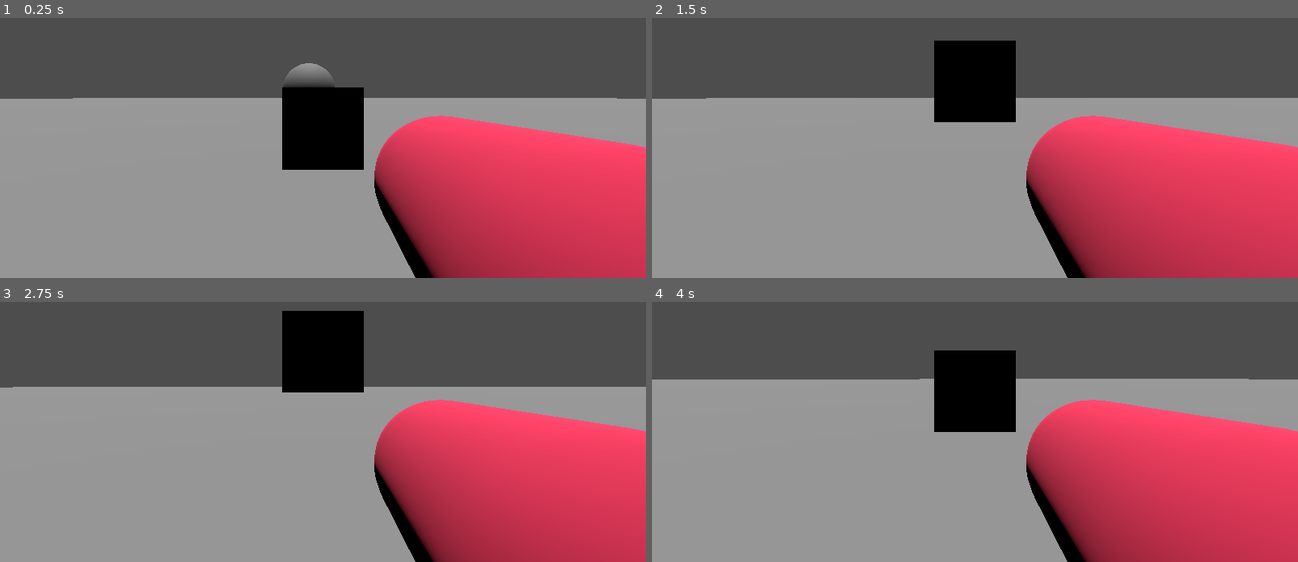
Above: before the commit, frames 1-4 (two rows, left to right).
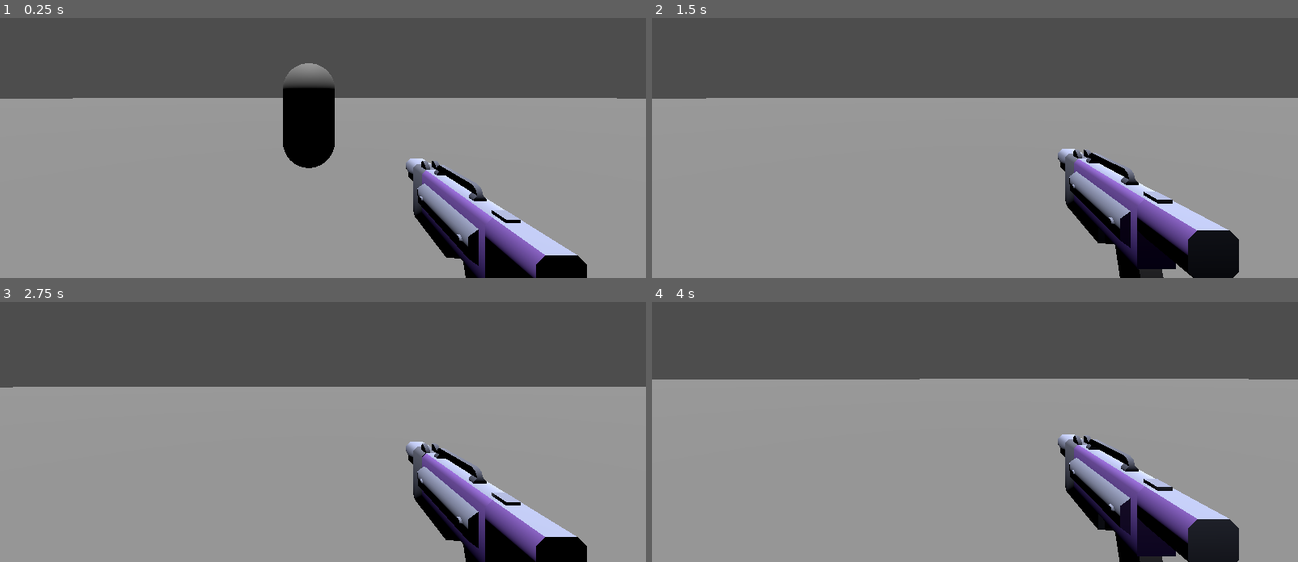
Above: after the commit, the same moments.

Repository: itsung26/GDgame-repo
Game: Godot game, scene res://scenes/main.tscn
Same seed, same stepped clock (60 frames per second), same inputs: the game is played once before the commit and once after it.
Inputs (mouse positions are in pixels of both pictures, inside the frame that each line leads up to):
- Up to frame 1 (0.25 s): no input
- Up to frame 2 (1.5 s): tap Enter at 0.5 s; move the mouse to (1007, 96) at 0.52 s; hold W (forward) from 0.53 s (still down); tap Space (jump) at 0.77 s; move the mouse to (942, 98) at 1.27 s
- Up to frame 3 (2.75 s): keep holding W (forward); tap Space (jump) at 1.52 s; move the mouse to (335, 374) at 2.02 s
- Up to frame 4 (4 s): keep holding W (forward); move the mouse to (968, 387) at 2.77 s; tap Space (jump) at 3.02, 3.77 s; move the mouse to (1020, 385) at 3.52 s

The runs differ from the first frame. In frame 1, 25% of the frame differs, in the area x 43-100%, y 26-100%; in frame 2, 27%, in the area x 43-100%, y 8-100%; in frame 3, 27%; in frame 4, 27%.

Commit message:
added assets and adjusted pathing

Diff:
--- a/project.godot
+++ b/project.godot
@@ -7,6 +7,10 @@
 ;   param=value ; assign values to parameters
 
 config_version=5
+
+[animation]
+
+warnings/check_invalid_track_paths=false
 
 [application]
 
--- a/scenes/main.tscn
+++ b/scenes/main.tscn
@@ -32,7 +32,7 @@
 script = ExtResource("3_sugp2")
 
 [node name="DirectionalLight3D" type="DirectionalLight3D" parent="."]
-transform = Transform3D(1, 0, 0, 0, -4.37114e-08, 1, 0, -1, -4.37114e-08, 369.851, 413.003, -353.192)
+transform = Transform3D(1, 0, 0, 0, -2.98023e-08, 1, 0, -1, -2.98023e-08, -16.0502, 510.402, -17.315)
 
 [node name="MeshInstance3D" type="MeshInstance3D" parent="."]
 transform = Transform3D(1, 0, 0, 0, 1, 0, 0, 0, 1, -20.5698, 1.1295, -23.6683)
--- a/scenes/player.tscn
+++ b/scenes/player.tscn
@@ -1,4 +1,44 @@
-[gd_scene load_steps=11 format=3 uid="uid://ch37b3vrtbtsd"]
+[gd_scene load_steps=9 format=3 uid="uid://ch37b3vrtbtsd"]
+
+[ext_resource type="PackedScene" uid="uid://c2kcj7dglcsx2" path="res://assets/gunmodels/blaster-a.fbx" id="1_3vyb7"]
+
+[sub_resource type="Animation" id="Animation_3vyb7"]
+length = 0.001
+tracks/0/type = "value"
+tracks/0/imported = false
+tracks/0/enabled = true
+tracks/0/path = NodePath("Pivot/gun:position")
+tracks/0/interp = 1
+tracks/0/loop_wrap = true
+tracks/0/keys = {
+"times": PackedFloat32Array(0),
+"transitions": PackedFloat32Array(1),
+"update": 0,
+"values": [Vector3(0.517026, -0.451205, -0.942633)]
+}
+
+[sub_resource type="Animation" id="Animation_u8vuu"]
+resource_name = "gunBob"
+length = 0.6
+loop_mode = 1
+tracks/0/type = "value"
+tracks/0/imported = false
+tracks/0/enabled = true
+tracks/0/path = NodePath("Pivot/gun:position")
+tracks/0/interp = 1
+tracks/0/loop_wrap = true
+tracks/0/keys = {
+"times": PackedFloat32Array(0, 0.3),
+"transitions": PackedFloat32Array(1, 1),
+"update": 0,
+"values": [Vector3(0.517026, -0.451205, -0.942633), Vector3(0.517026, -0.367343, -0.942633)]
+}
+
+[sub_resource type="AnimationLibrary" id="AnimationLibrary_o7tup"]
+_data = {
+&"RESET": SubResource("Animation_3vyb7"),
+&"gunBob": SubResource("Animation_u8vuu")
+}
 
 [sub_resource type="CapsuleShape3D" id="CapsuleShape3D_b2mh8"]
 
@@ -7,55 +47,16 @@
 [sub_resource type="StandardMaterial3D" id="StandardMaterial3D_b2mh8"]
 albedo_color = Color(0.882353, 0.694118, 0, 1)
 
-[sub_resource type="CapsuleMesh" id="CapsuleMesh_cvunv"]
-
-[sub_resource type="StandardMaterial3D" id="StandardMaterial3D_cvunv"]
-albedo_color = Color(0.972974, 0.220898, 0.369753, 1)
-
 [sub_resource type="BoxShape3D" id="BoxShape3D_b2mh8"]
 size = Vector3(0.752441, 0.138672, 0.796112)
 
-[sub_resource type="Animation" id="Animation_cvunv"]
-length = 0.001
-tracks/0/type = "value"
-tracks/0/imported = false
-tracks/0/enabled = true
-tracks/0/path = NodePath("Skeleton3D:position")
-tracks/0/interp = 1
-tracks/0/loop_wrap = true
-tracks/0/keys = {
-"times": PackedFloat32Array(0),
-"transitions": PackedFloat32Array(1),
-"update": 0,
-"values": [Vector3(0, 1.09807, -3.37765)]
+[node name="Player" type="CharacterBody3D"]
+
+[node name="AnimationPlayer" type="AnimationPlayer" parent="."]
+libraries = {
+&"": SubResource("AnimationLibrary_o7tup")
 }
-
-[sub_resource type="Animation" id="Animation_b2mh8"]
-resource_name = "weaponBob"
-length = 0.6
-loop_mode = 1
-tracks/0/type = "value"
-tracks/0/imported = false
-tracks/0/enabled = true
-tracks/0/path = NodePath("Skeleton3D:position")
-tracks/0/interp = 1
-tracks/0/loop_wrap = true
-tracks/0/keys = {
-"times": PackedFloat32Array(0, 0.6),
-"transitions": PackedFloat32Array(1, 1),
-"update": 0,
-"values": [Vector3(0, 1.09807, -3.37765), Vector3(0, 1.91807, -3.37765)]
-}
-
-[sub_resource type="AnimationLibrary" id="AnimationLibrary_o7tup"]
-_data = {
-&"RESET": SubResource("Animation_cvunv"),
-&"weaponBob": SubResource("Animation_b2mh8")
-}
-
-[sub_resource type="BoxMesh" id="BoxMesh_b2mh8"]
-
-[node name="CharacterBody3D" type="CharacterBody3D"]
+speed_scale = 1.1
 
 [node name="CollisionShape3D" type="CollisionShape3D" parent="."]
 transform = Transform3D(1, 0, 0, 0, 1, 0, 0, 0, 1, 0, 1, 0)
@@ -66,31 +67,17 @@
 mesh = SubResource("CapsuleMesh_b2mh8")
 surface_material_override/0 = SubResource("StandardMaterial3D_b2mh8")
 
+[node name="footCollider" type="CollisionShape3D" parent="."]
+transform = Transform3D(1, 0, 0, 0, 1, 0, 0, 0, 1, 0.00683594, 0.0763467, 0.00931263)
+shape = SubResource("BoxShape3D_b2mh8")
+
 [node name="Pivot" type="Node3D" parent="."]
 transform = Transform3D(1, 0, 0, 0, 1, 0, 0, 0, 1, 0, 1.48614, 0)
 
 [node name="Camera3D" type="Camera3D" parent="Pivot"]
 unique_name_in_owner = true
 
-[node name="weapon" type="AnimatableBody3D" parent="Pivot"]
-transform = Transform3D(0.329357, 0, 0, 0, -1.43967e-08, -0.329357, 0, 0.329357, -1.43967e-08, 0.292683, -0.211727, -0.411211)
+[node name="gun" type="Skeleton3D" parent="Pivot"]
+transform = Transform3D(1, 0, 0, 0, 1, 0, 0, 0, 1, 0.517026, -0.451205, -0.942633)
 
-[node name="MeshInstance3D" type="MeshInstance3D" parent="Pivot/weapon"]
-mesh = SubResource("CapsuleMesh_cvunv")
-surface_material_override/0 = SubResource("StandardMaterial3D_cvunv")
-
-[node name="footCollider" type="CollisionShape3D" parent="."]
-transform = Transform3D(1, 0, 0, 0, 1, 0, 0, 0, 1, 0.00683594, 0.0763467, 0.00931263)
-shape = SubResource("BoxShape3D_b2mh8")
-
-[node name="AnimationPlayer" type="AnimationPlayer" parent="."]
-libraries = {
-&"": SubResource("AnimationLibrary_o7tup")
-}
-speed_scale = 1.1
-
-[node name="Skeleton3D" type="Skeleton3D" parent="."]
-transform = Transform3D(1, 0, 0, 0, 1, 0, 0, 0, 1, 0, 1.09807, -3.37765)
-
-[node name="MeshInstance3D" type="MeshInstance3D" parent="Skeleton3D"]
-mesh = SubResource("BoxMesh_b2mh8")
+[node name="pistol" parent="Pivot/gun" instance=ExtResource("1_3vyb7")]
--- a/scripts/character_body_3d.gd
+++ b/scripts/character_body_3d.gd
@@ -24,8 +24,8 @@
 		pivot.rotate_x(deg_to_rad(look_sensitivity * pitch))
 
 func _physics_process(delta: float) -> void:
-	if velocity != Vector3.ZERO:
-		animation_player.play("weaponBob")
+	if velocity.x != 0 or velocity.z != 0:
+		animation_player.play("gunBob")
 	else:
 		animation_player.stop()
 
Binary file added: assets/charactermodels/Textures/texture-a.png
Not shown, added: assets/charactermodels/Textures/texture-a.png.import
Binary file added: assets/charactermodels/Textures/texture-b.png
Not shown, added: assets/charactermodels/Textures/texture-b.png.import
Binary file added: assets/charactermodels/Textures/texture-c.png
Not shown, added: assets/charactermodels/Textures/texture-c.png.import
Binary file added: assets/charactermodels/Textures/texture-d.png
Not shown, added: assets/charactermodels/Textures/texture-d.png.import
Binary file added: assets/charactermodels/Textures/texture-e.png
Not shown, added: assets/charactermodels/Textures/texture-e.png.import
Binary file added: assets/charactermodels/Textures/texture-f.png
Not shown, added: assets/charactermodels/Textures/texture-f.png.import
(and 144 more such lines)
